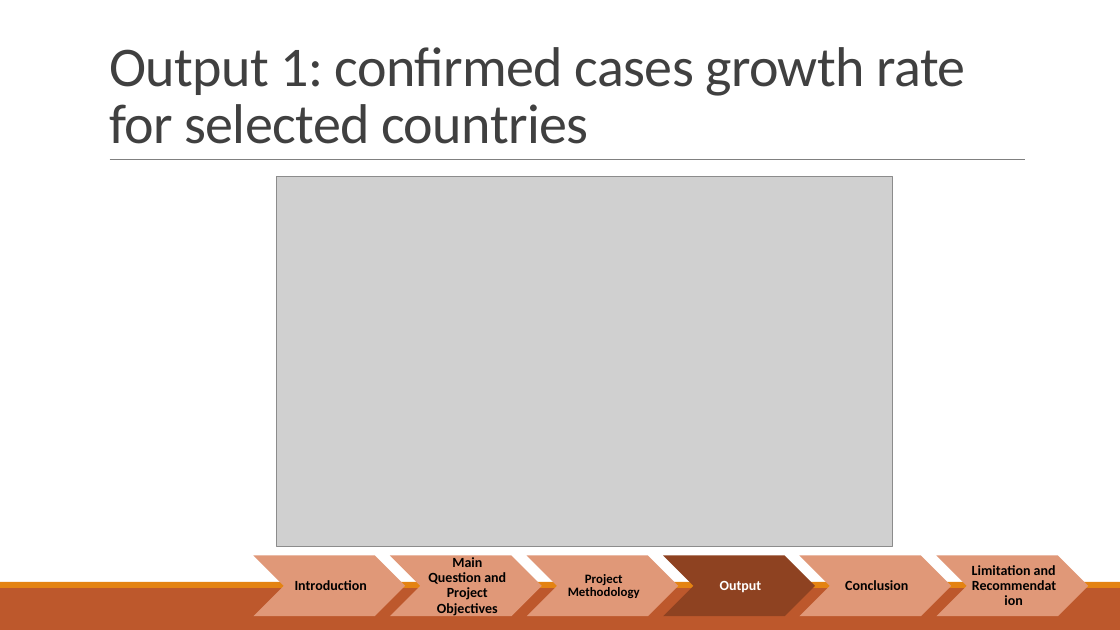
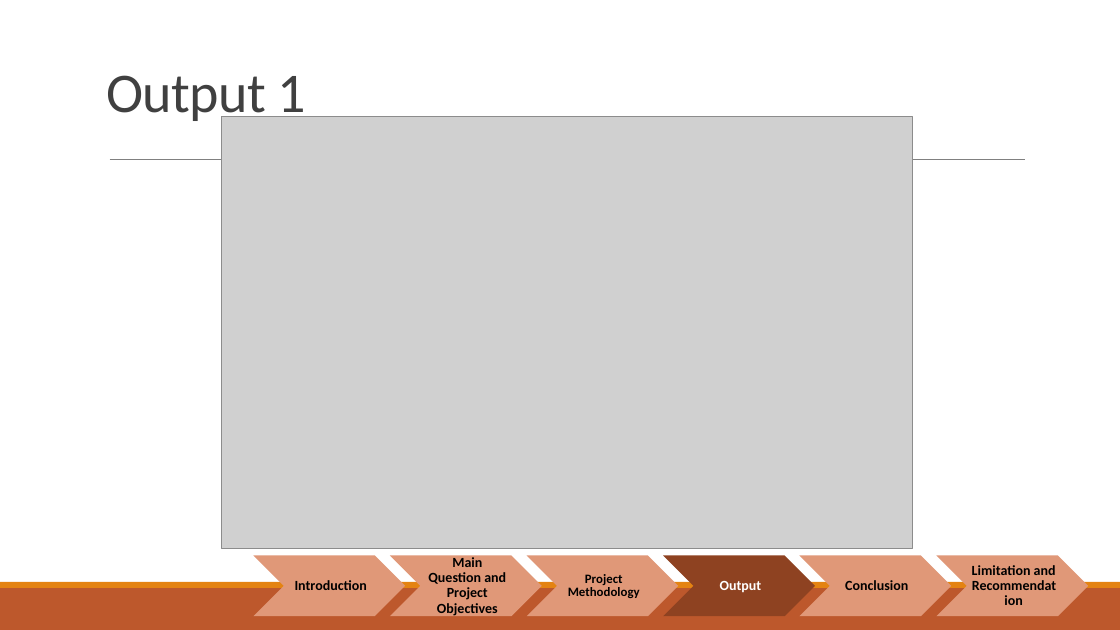
Before and after one commit to NormanGwinn/Project1_Group1, a slide deck: slide 6 of COVID-19-gini.pptx. Drawn at 1120x630 pixels with LibreOffice and Linux fonts; fonts in the diff are those of the drawing; grey boxes stand for pictures. Boxes give left, top, right and bottom in pixels: in the first picture for what was removed or moved away, otherwise in the second. Text is boxed around its words. In the diff, an @@ line names an element or a change of style, - is before the commit and + after.

```diff
--- a/COVID-19-gini.pptx
+++ b/COVID-19-gini.pptx
@@ title at (106,75,306,125): text changed @@
-Output 1: confirmed cases growth rate for selected countries
+Output 1
@@ picture: place and size @@
-picture at (276,176,893,546)
+picture at (221,117,912,549)
```
Also in this commit, not shown: 7 other slides changed.
